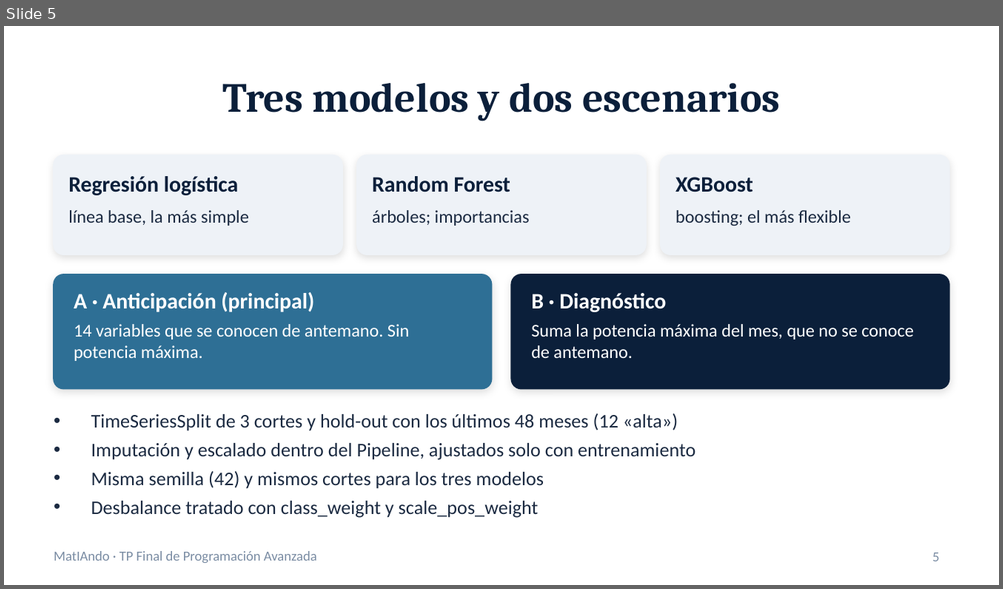
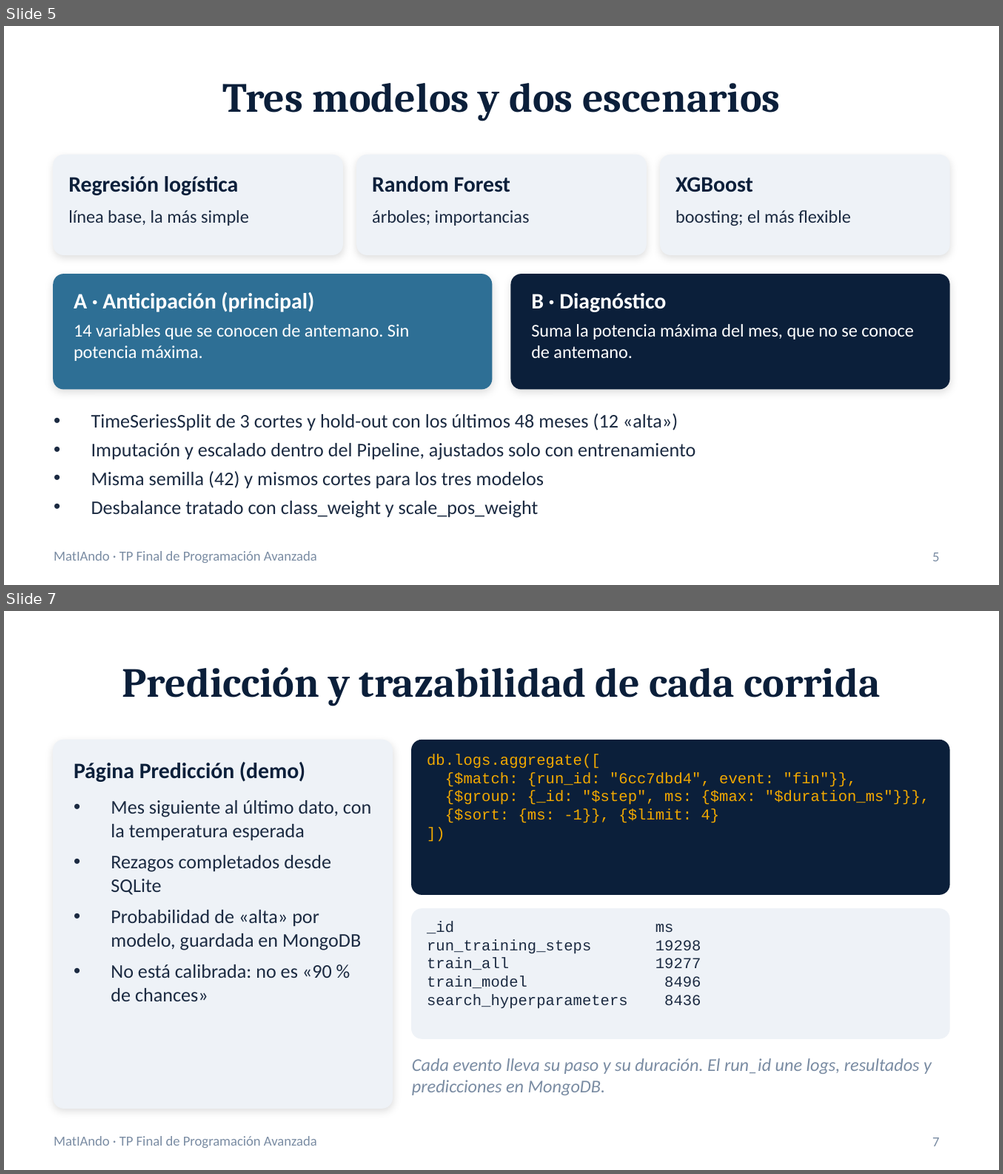
Before and after one commit to rosseab-bit/poject-emergy-demand, a slide deck: docs/presentacion.pptx. Shown one above the other, each under a label of ours: slide 5 before the commit, slides 5 and 7 after it; the slides between them are not shown. The pictures are 1003x589 and 1003x1174 pixels, drawn with LibreOffice and Linux fonts; fonts in the diff are those of the drawing. Boxes give left, top, right and bottom in pixels: in the first picture for what was removed or moved away, otherwise in the second. Text is boxed around its words. In the diff, an @@ line names an element or a change of style, - is before the commit and + after.

Commit message:
docs: actualiza documento, diapositivas y guion a MongoDB

```diff
--- a/docs/presentacion.pptx
+++ b/docs/presentacion.pptx
@@ slide 7 added at (x1=4, y1=611, x2=999, y2=1170), background #FFFFFF; not listed: 1 template element that a slide beside it also shows @@
@@ title added at (x1=122, y1=667, x2=880, y2=706), 30 pt, text #0B1F3A, bold @@
+Predicción y trazabilidad de cada corrida
@@ rounded rectangle added at (x1=54, y1=741, x2=392, y2=1108), fill #EEF2F7, outline #EEF2F7 1 pt @@
@@ rounded rectangle added at (x1=412, y1=741, x2=949, y2=894), fill #0B1F3A, outline #0B1F3A 1 pt @@
@@ text added at (x1=74, y1=762, x2=305, y2=782), 16 pt, text #0B1F3A, bold @@
+Página Predicción (demo)
@@ text added at (x1=427, y1=755, x2=929, y2=823), 11 pt, text #F2A900 @@
+db.logs.aggregate([
+{$match: {run_id: "6cc7dbd4", event: "fin"}},
+{$group: {_id: "$step", ms: {$max: "$duration_ms"}}},
+{$sort: {ms: -1}}, {$limit: 4}
+])
@@ text added at (x1=111, y1=800, x2=371, y2=1002), 14 pt, text #1B2A41 @@
+• Mes siguiente al último dato, con la temperatura esperada
+• Rezagos completados desde SQLite
+• Probabilidad de «alta» por modelo, guardada en MongoDB
+• No está calibrada: no es «90 % de chances»
@@ rounded rectangle added at (x1=412, y1=909, x2=949, y2=1039), fill #EEF2F7, outline #EEF2F7 1 pt @@
@@ text added at (x1=427, y1=921, x2=700, y2=1009), 11 pt, text #1B2A41 @@
+_id ms
+run_training_steps 19298
+train_all 19277
+train_model 8496
+search_hyperparameters 8436
@@ text added at (x1=412, y1=1059, x2=931, y2=1096), 13 pt, text #7A8CA3, italic @@
+Cada evento lleva su paso y su duración. El run_id une logs, resultados y predicciones en MongoDB.
@@ page number added at (x1=932, y1=1138, x2=939, y2=1147), 10 pt, text #7A8CA3 @@
+7
```
Also in this commit, not shown: 2 slides changed, 1 slide removed, 2 other files.
